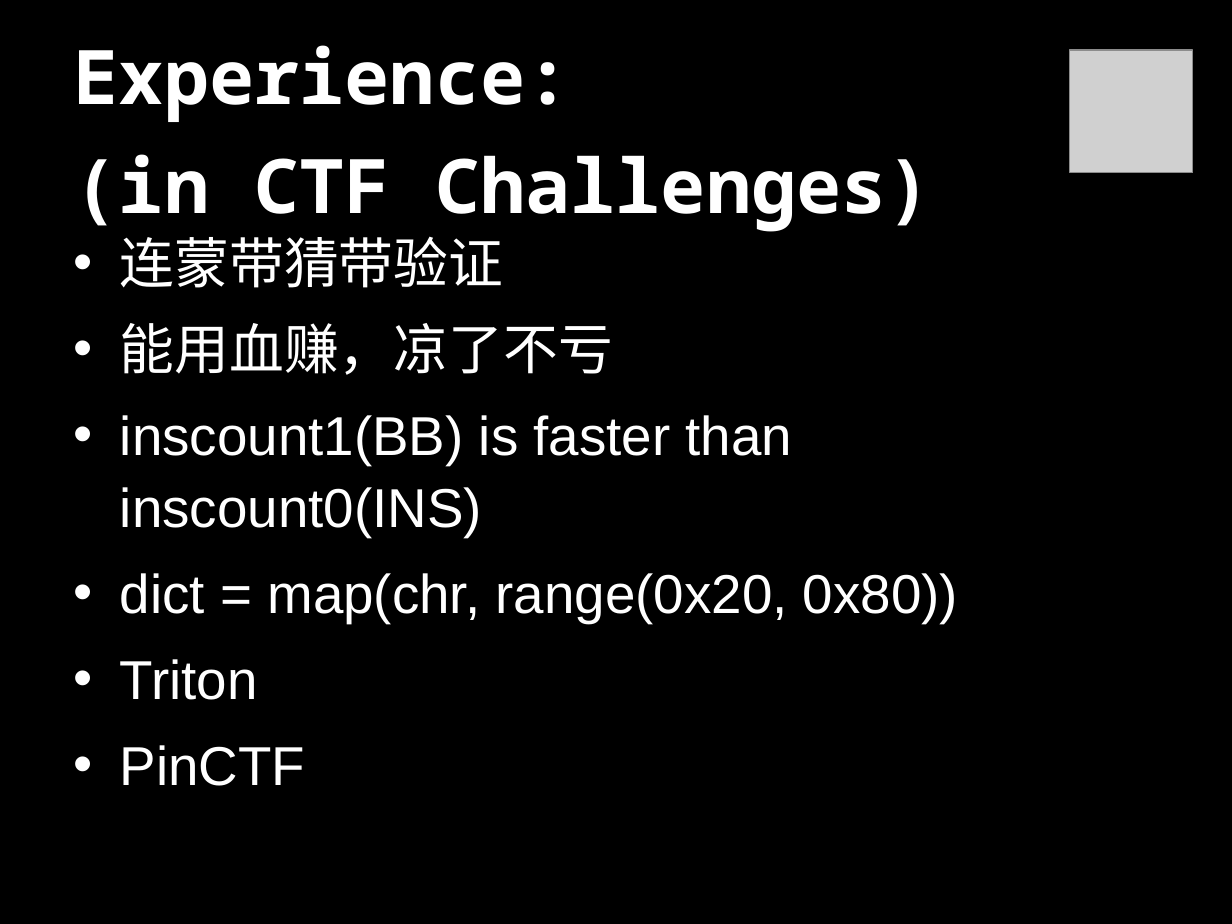
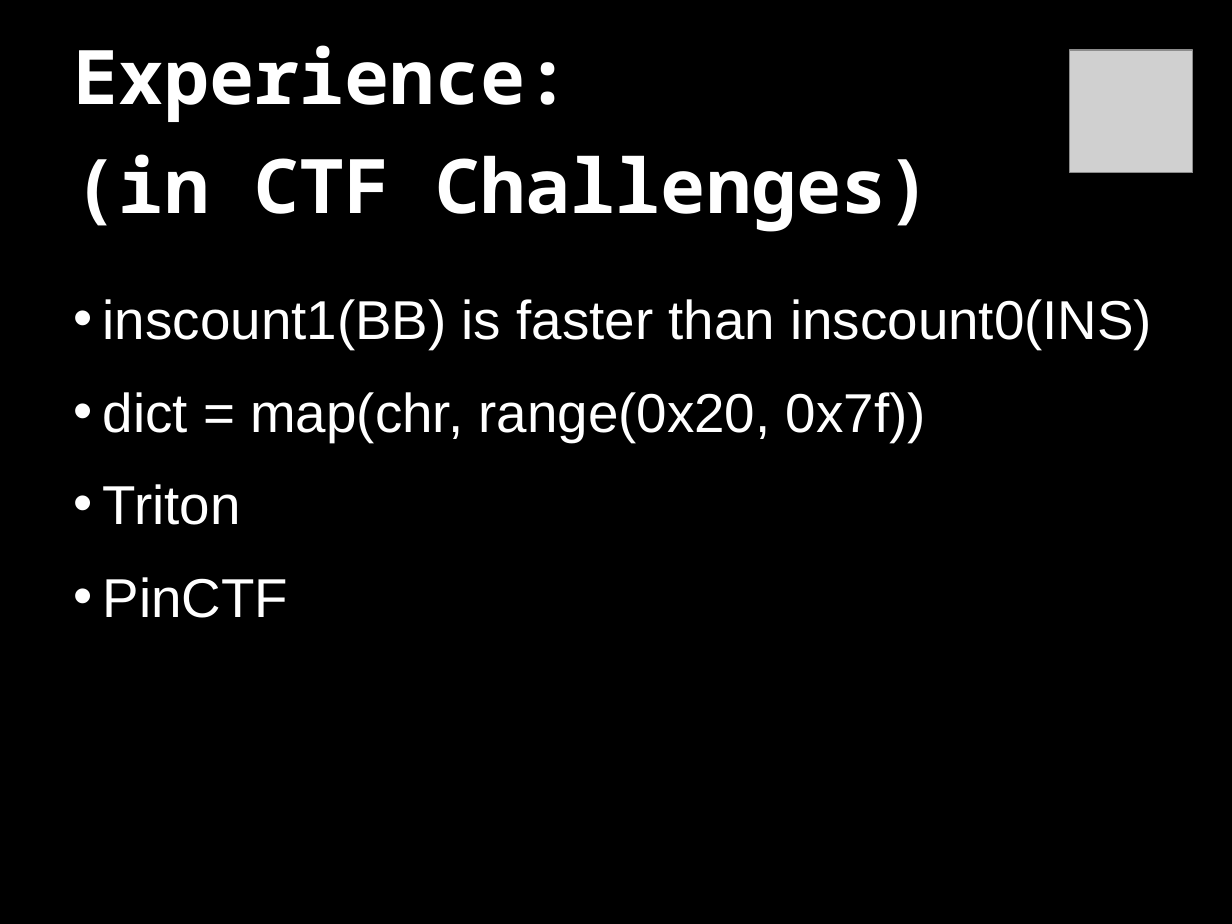
Before and after one commit to bash-c/pin-in-CTF, a slide deck: slide 13 of pin_in_CTF.ppt (slide 12 before the commit). Drawn at 1232x924 pixels with LibreOffice and Linux fonts; fonts in the diff are those of the drawing; grey boxes stand for pictures. Boxes give left, top, right and bottom in pixels: in the first picture for what was removed or moved away, otherwise in the second. Text is boxed around its words. In the diff, an @@ line names an element or a change of style, - is before the commit and + after.

```diff
--- a/pin_in_CTF.ppt
+++ b/pin_in_CTF.ppt
@@ text "inscount1(BB) is faster than inscount0(INS)": place and size @@
-text "inscount1(BB) is faster than inscount0(INS)" at (120,236,958,786)
+text "inscount1(BB) is faster than inscount0(INS)" at (103,299,1152,618)
@@ text at (120,236,613,375): paragraphs removed @@
-• 连蒙带猜带验证
-• 能用血赚，凉了不亏
@@ text at (103,299,1152,618): indent changed; line spacing 1.1 to 1.2 @@
@@ text at (103,392,926,442): text changed @@
-• dict = map(chr, range(0x20, 0x80))
+• dict = map(chr, range(0x20, 0x7f))
```
Also in this commit, not shown: 2 other slides changed, 4 slides added, 1 slide removed, 16 other files.
